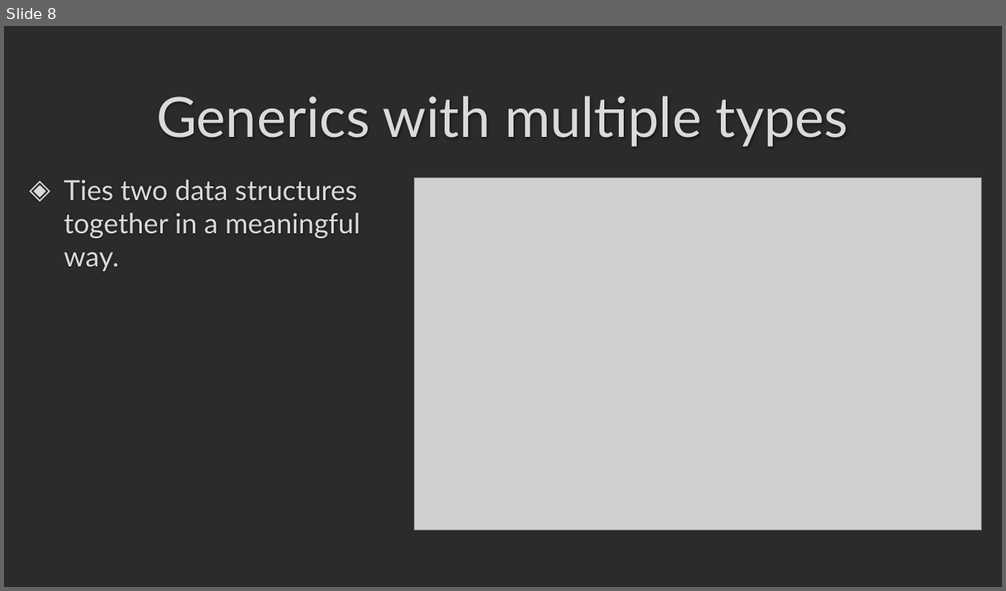
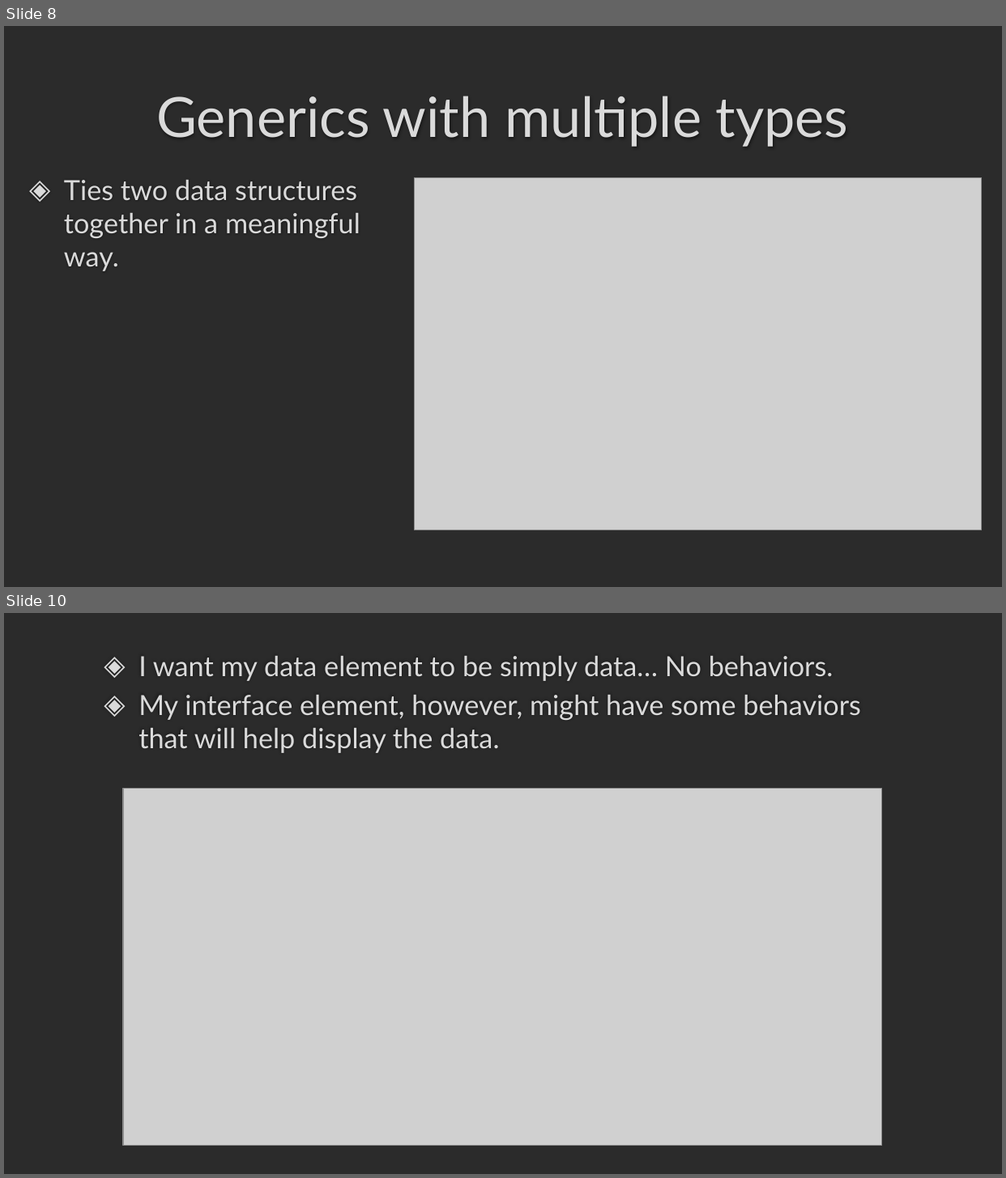
Before and after one commit to darrare/CS-3020, a slide deck: Documents/Powerpoints/4.0 Generic Classes and Interfaces.pptx. Shown one above the other, each under a label of ours: slide 8 before the commit, slides 8 and 10 after it; the slides between them are not shown. The pictures are 1006x591 and 1006x1178 pixels, drawn with LibreOffice and Linux fonts; fonts in the diff are those of the drawing; grey boxes stand for pictures; background and template pictures are left out; a plain dark background stands for a picture behind light text. Boxes give left, top, right and bottom in pixels: in the first picture for what was removed or moved away, otherwise in the second. Text is boxed around its words. In the diff, an @@ line names an element or a change of style, - is before the commit and + after.

```diff
--- a/Documents/Powerpoints/4.0 Generic Classes and Interfaces.pptx
+++ b/Documents/Powerpoints/4.0 Generic Classes and Interfaces.pptx
@@ slide 10 added at (x1=4, y1=613, x2=1002, y2=1174), background picture (left out) @@
@@ text added at (x1=138, y1=656, x2=861, y2=753), 20 pt, text #DADADA @@
+◈ I want my data element to be simply data… No behaviors.
+◈ My interface element, however, might have some behaviors that will help display the data.
@@ picture added at (x1=123, y1=789, x2=881, y2=1146) @@
```
Also in this commit, not shown: 5 other slides added, 5 other files.
